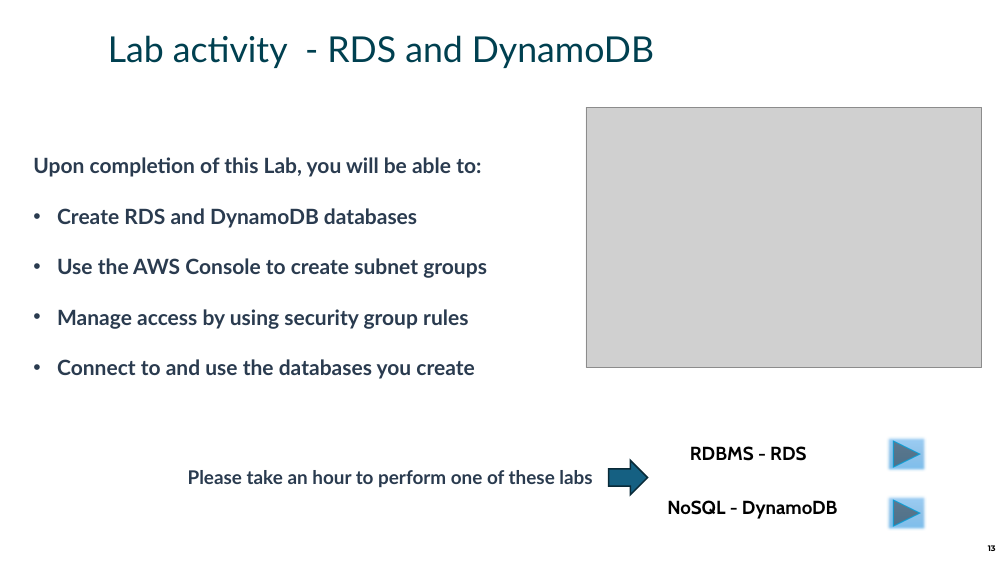
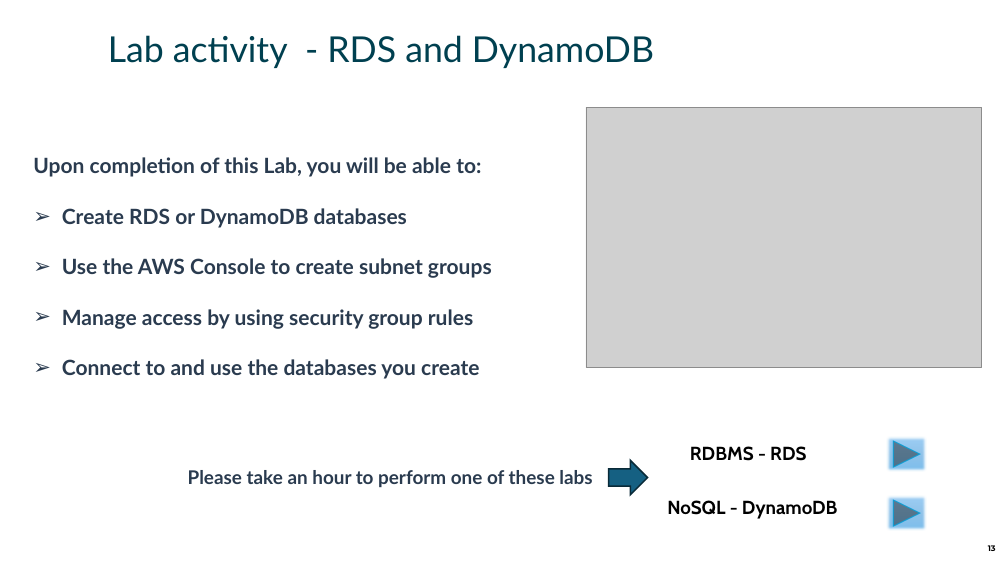
Before and after one commit to mikebaradaran/mod5-L3, a slide deck: slide 13 of ADXD2SD3M5-V1.1/Mod5 Mike/Cloud/1-What Is Cloud Computing.pptx. Drawn at 1008x567 pixels with LibreOffice and Linux fonts; fonts in the diff are those of the drawing; grey boxes stand for pictures. Boxes give left, top, right and bottom in pixels: in the first picture for what was removed or moved away, otherwise in the second. Text is boxed around its words. In the diff, an @@ line names an element or a change of style, - is before the commit and + after.

```diff
--- a/ADXD2SD3M5-V1.1/Mod5 Mike/Cloud/1-What Is Cloud Computing.pptx
+++ b/ADXD2SD3M5-V1.1/Mod5 Mike/Cloud/1-What Is Cloud Computing.pptx
@@ text at (62,208,407,228): text changed @@
-• Create RDS and DynamoDB databases
+➢ Create RDS or DynamoDB databases
@@ text at (62,258,492,379): bullet • to ➢ @@
```
Also in this commit, not shown: 1 other slide changed, 1 slide removed, 1 other file.
